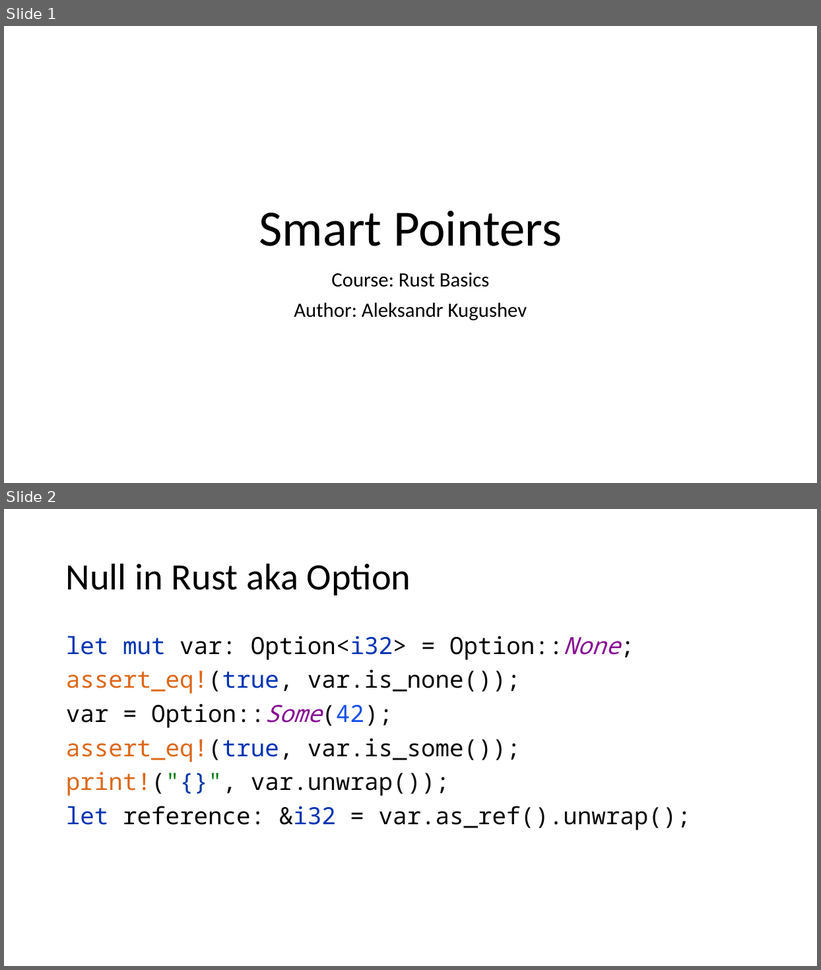
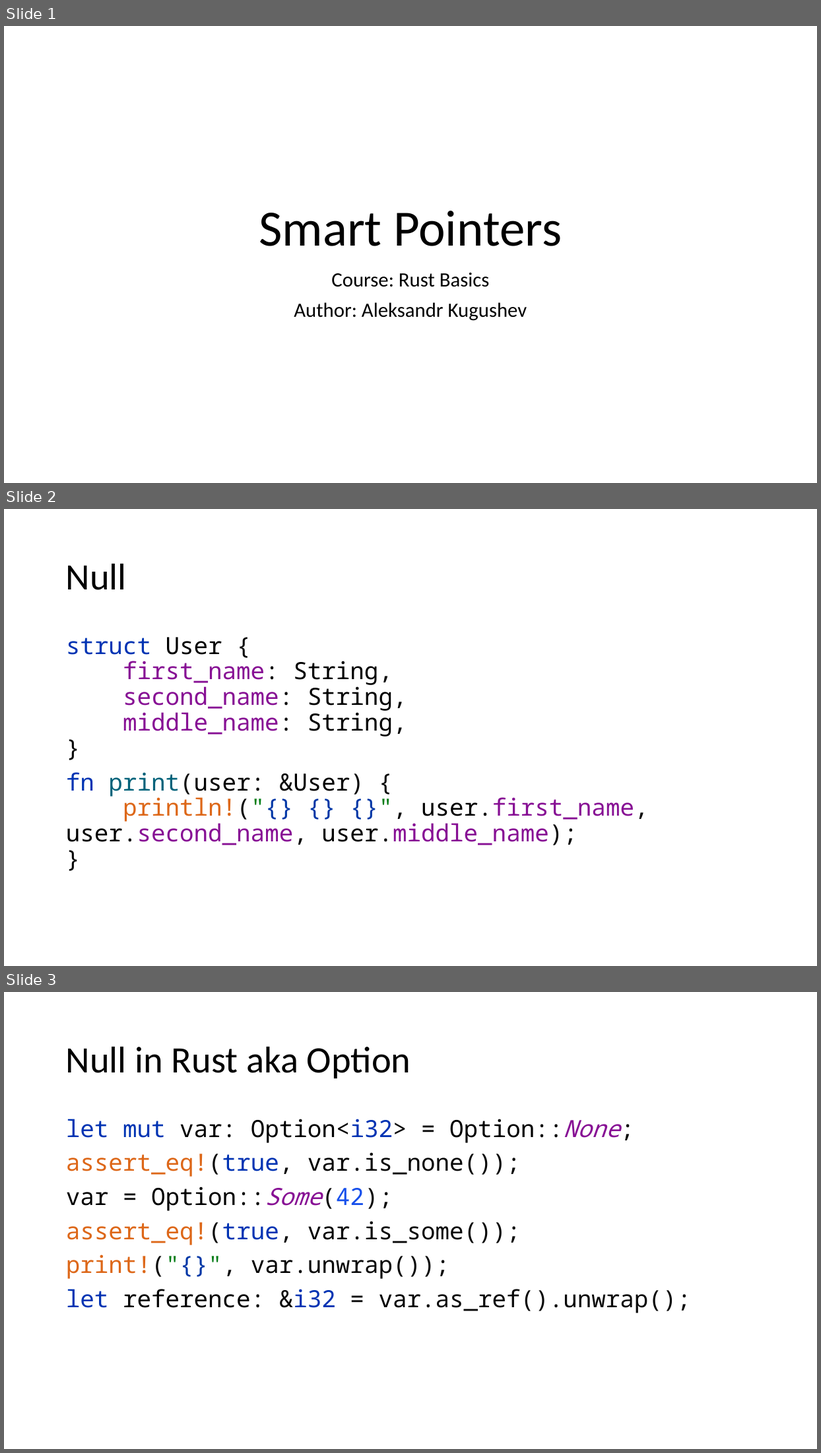
Before and after one commit to kugushev/course-rust-basics, a slide deck: pres/04-SmartPointers.pptx. Shown one above the other, each under a label of ours: slides 1 and 2 before the commit, slides 1, 2 and 3 after it. The pictures are 821x970 and 821x1453 pixels, drawn with LibreOffice and Linux fonts; fonts in the diff are those of the drawing. Boxes give left, top, right and bottom in pixels: in the first picture for what was removed or moved away, otherwise in the second. Text is boxed around its words. In the diff, an @@ line names an element or a change of style, - is before the commit and + after.

```diff
--- a/pres/04-SmartPointers.pptx
+++ b/pres/04-SmartPointers.pptx
@@ slide 2 added at box(4, 509, 817, 966), background #FFFFFF @@
@@ rectangle added at box(4, 512, 16, 537), fill #FFFFFF @@
@@ title added at box(66, 563, 127, 590), 44 pt, text #000000 @@
+Null
@@ text added at box(66, 637, 648, 846), 28 pt, text #871094 @@
+struct User {
+first_name: String,
+second_name: String,
+middle_name: String,
+}
+fn print(user: &User) {
+println!("{} {} {}", user.first_name, user.second_name, user.middle_name);
+}
@@ what was slide 2 is now slide 3 @@
```
Also in this commit, not shown: 1 slide changed, 5 other slides added, 3 other files.
